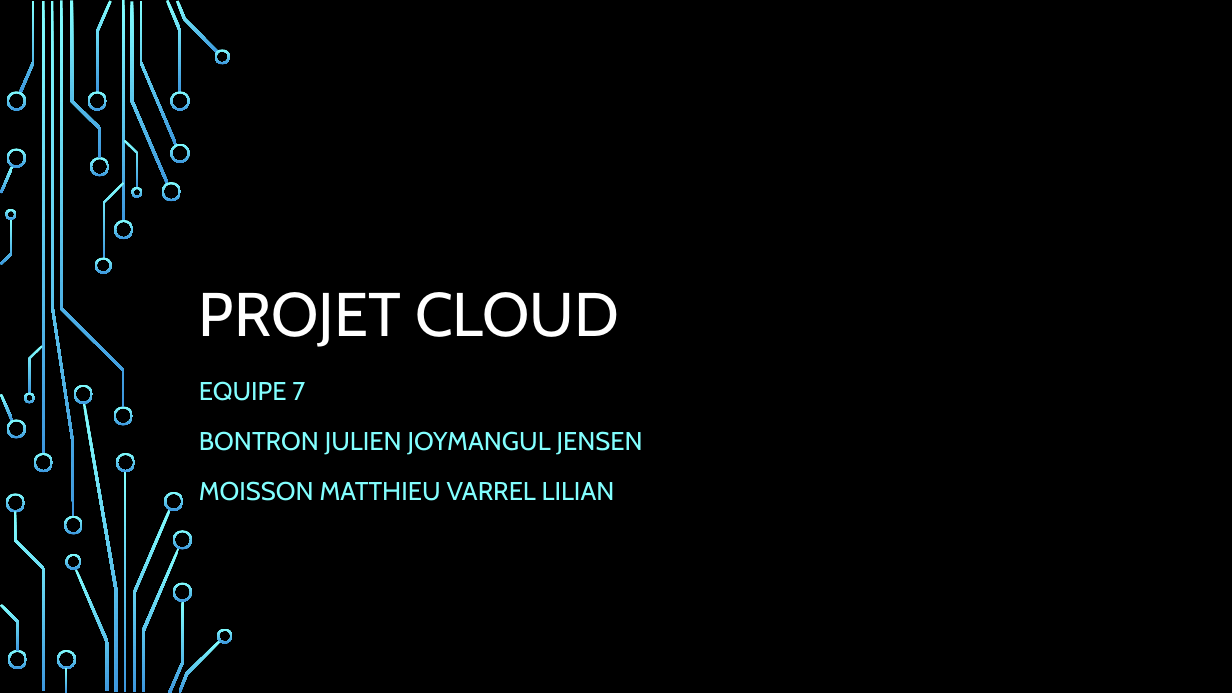
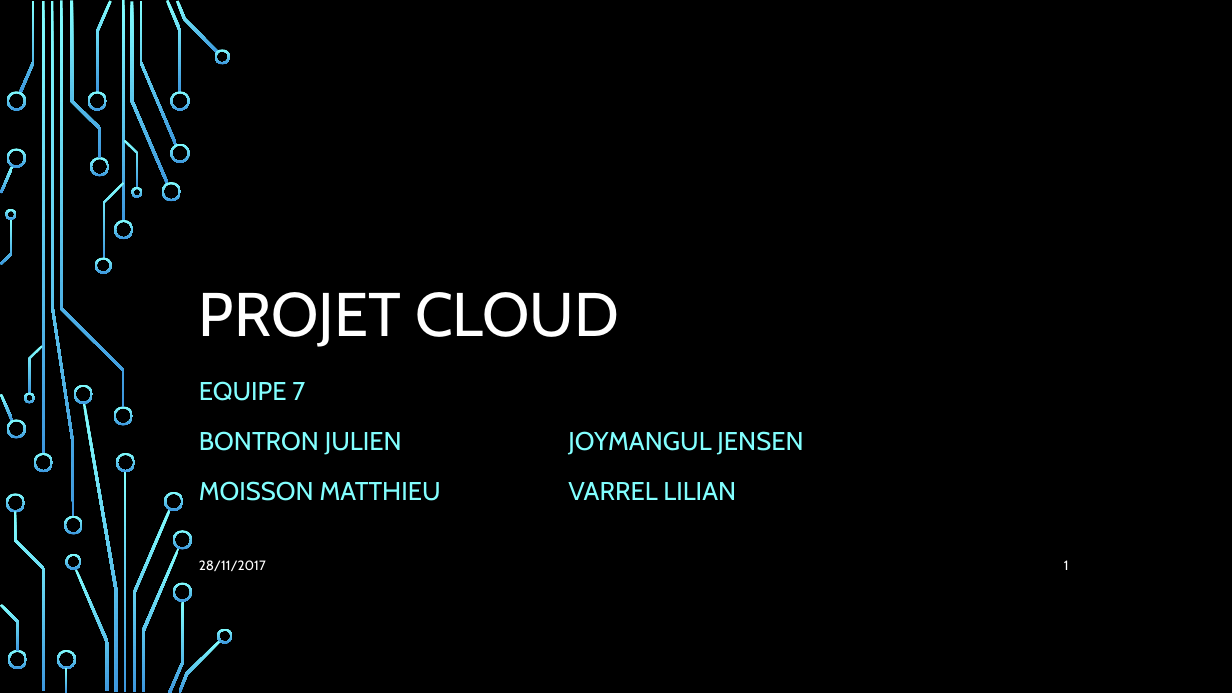
Before and after one commit to Julienbtn/cloud-project-equipe-7, a slide deck: slide 1 of Presentation Cloud.pptx. Drawn at 1232x693 pixels with LibreOffice and Linux fonts; fonts in the diff are those of the drawing; background and template pictures are left out. Boxes give left, top, right and bottom in pixels: in the first picture for what was removed or moved away, otherwise in the second. Text is boxed around its words. In the diff, an @@ line names an element or a change of style, - is before the commit and + after.

```diff
--- a/Presentation Cloud.pptx
+++ b/Presentation Cloud.pptx
@@ subtitle "EQUIPE 7" rewrapped from (x1=199, y1=381, x2=643, y2=501) to (x1=199, y1=381, x2=803, y2=501) @@
@@ text added at (x1=199, y1=560, x2=266, y2=571), 10.5 pt, text #FFFFFF @@
+28/11/2017
@@ page number added at (x1=1064, y1=560, x2=1069, y2=570), 10.5 pt, text #FFFFFF @@
+1
```
Also in this commit, not shown: 3 other slides changed, 9 slides added, 4 slides removed.
